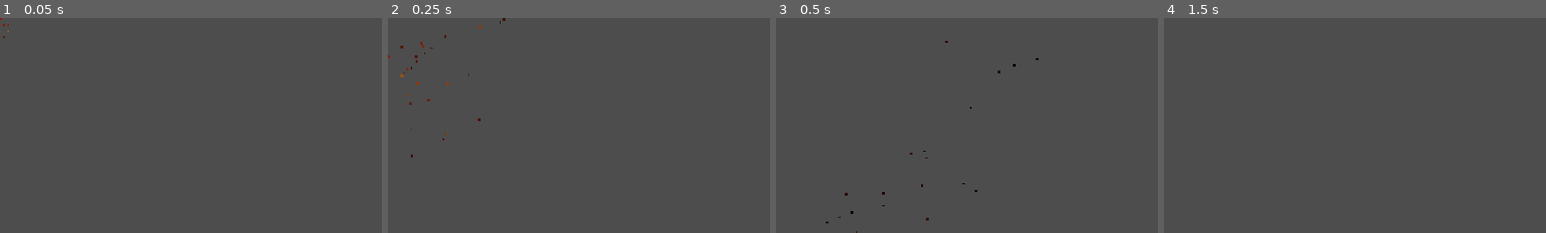
Above: before the commit, frames 1-4 (left to right).
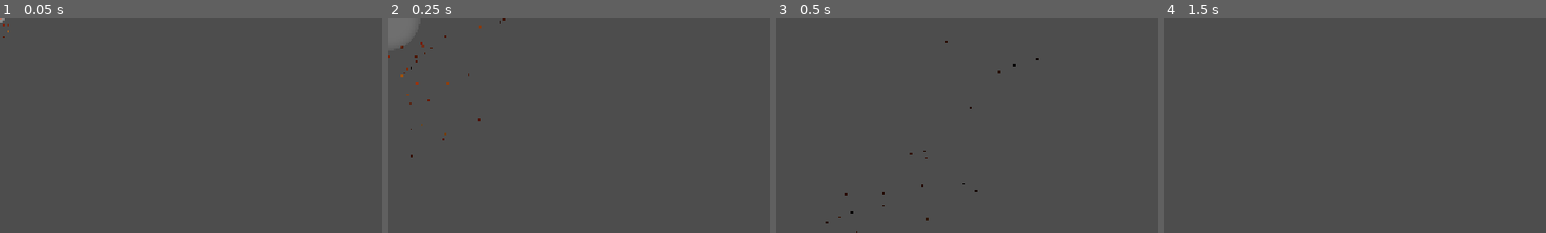
Above: after the commit, the same moments.

Repository: MadAvidCoder/CodeClicker
Game: Godot game, scene res://explosion_effect.tscn
Two runs of this game, one before a commit and one after it. Both use one fixed random seed, a clock stepped at 60 frames per second and the inputs below. This scene is started directly instead of the project's main scene.
Inputs (mouse positions are % of the whole screen's width and height, from its top left):
- Up to frame 1 (0.05 s): no input
- Up to frame 2 (0.25 s): no input
- Up to frame 3 (0.5 s): no input
- Up to frame 4 (1.5 s): move the mouse to (72, 45) at 0.52 s; click (72, 45) at 0.67 s; tap Enter at 1.25 s; move the mouse to (30, 55) at 1.27 s; click (30, 55) at 1.42 s
The pictures show only the part of the screen within x 0-50%, y 0-50%; the shares and areas given below are measured in that part.

The runs differ from the first frame. In frame 1, less than 0.1% of the frame differs, in the area x 0-2%, y 0-3%; in frame 2, 0.8%, in the area x 0-8%, y 0-14%; in frame 3, nothing differs; in frame 4, nothing differs.

Commit message:
Add explosion shockwave
Added a shockwave to the explosion effect

Diff:
--- a/explosion_effect.gd
+++ b/explosion_effect.gd
@@ -2,6 +2,7 @@
 
 func _ready() -> void:
 	$CPUParticles2D.emitting = true
+	$AnimationPlayer.play("shockwave")
 
 func _on_timer_timeout() -> void:
 	queue_free()
--- a/explosion_effect.tscn
+++ b/explosion_effect.tscn
@@ -1,6 +1,7 @@
-[gd_scene load_steps=4 format=3 uid="uid://bkng7pxb63x0e"]
+[gd_scene load_steps=8 format=3 uid="uid://bkng7pxb63x0e"]
 
 [ext_resource type="Script" uid="uid://dii21gep871ci" path="res://explosion_effect.gd" id="1_4i723"]
+[ext_resource type="Texture2D" uid="uid://cia5ojocyew7x" path="res://shockwave.png" id="2_nejuc"]
 
 [sub_resource type="Gradient" id="Gradient_4i723"]
 offsets = PackedFloat32Array(0, 0.700599, 1)
@@ -9,6 +10,66 @@
 [sub_resource type="Gradient" id="Gradient_tcegh"]
 offsets = PackedFloat32Array(0.131737, 0.371257, 0.54491, 0.706587, 0.802395, 0.976048)
 colors = PackedColorArray(0.36, 0.102, 0, 1, 0.59, 0.118, 0, 1, 0.75, 0.45425, 0.0675, 1, 0.81, 0.257175, 0.0729, 1, 0.31, 0.177475, 0.1333, 1, 0.06, 0.03975, 0.033, 1)
+
+[sub_resource type="Animation" id="Animation_nejuc"]
+resource_name = "shockwave"
+tracks/0/type = "value"
+tracks/0/imported = false
+tracks/0/enabled = true
+tracks/0/path = NodePath("Shockwave:scale")
+tracks/0/interp = 1
+tracks/0/loop_wrap = true
+tracks/0/keys = {
+"times": PackedFloat32Array(0, 0.366667),
+"transitions": PackedFloat32Array(1, 1),
+"update": 0,
+"values": [Vector2(1e-05, 1e-05), Vector2(0.4, 0.4)]
+}
+tracks/1/type = "value"
+tracks/1/imported = false
+tracks/1/enabled = true
+tracks/1/path = NodePath("Shockwave:modulate")
+tracks/1/interp = 1
+tracks/1/loop_wrap = true
+tracks/1/keys = {
+"times": PackedFloat32Array(0, 0.433333),
+"transitions": PackedFloat32Array(1, 1),
+"update": 0,
+"values": [Color(1, 1, 1, 0.705882), Color(1, 1, 1, 0)]
+}
+
+[sub_resource type="Animation" id="Animation_wupqs"]
+length = 0.001
+tracks/0/type = "value"
+tracks/0/imported = false
+tracks/0/enabled = true
+tracks/0/path = NodePath("Shockwave:scale")
+tracks/0/interp = 1
+tracks/0/loop_wrap = true
+tracks/0/keys = {
+"times": PackedFloat32Array(0),
+"transitions": PackedFloat32Array(1),
+"update": 0,
+"values": [Vector2(1e-05, 1e-05)]
+}
+tracks/1/type = "value"
+tracks/1/imported = false
+tracks/1/enabled = true
+tracks/1/path = NodePath("Shockwave:modulate")
+tracks/1/interp = 1
+tracks/1/loop_wrap = true
+tracks/1/keys = {
+"times": PackedFloat32Array(0),
+"transitions": PackedFloat32Array(1),
+"update": 0,
+"values": [Color(1, 1, 1, 0.705882)]
+}
+
+[sub_resource type="AnimationLibrary" id="AnimationLibrary_wupqs"]
+_data = {
+&"RESET": SubResource("Animation_wupqs"),
+&"shockwave": SubResource("Animation_nejuc")
+}
 
 [node name="ExplosionEffect" type="Node2D"]
 script = ExtResource("1_4i723")
@@ -32,5 +93,13 @@
 autostart = true
 
 [node name="AnimationPlayer" type="AnimationPlayer" parent="."]
+libraries = {
+&"": SubResource("AnimationLibrary_wupqs")
+}
+
+[node name="Shockwave" type="Sprite2D" parent="."]
+modulate = Color(1, 1, 1, 0.705882)
+scale = Vector2(1e-05, 1e-05)
+texture = ExtResource("2_nejuc")
 
 [connection signal="timeout" from="Timer" to="." method="_on_timer_timeout"]
Binary file added: shockwave.png
Not shown, added: shockwave.png.import
